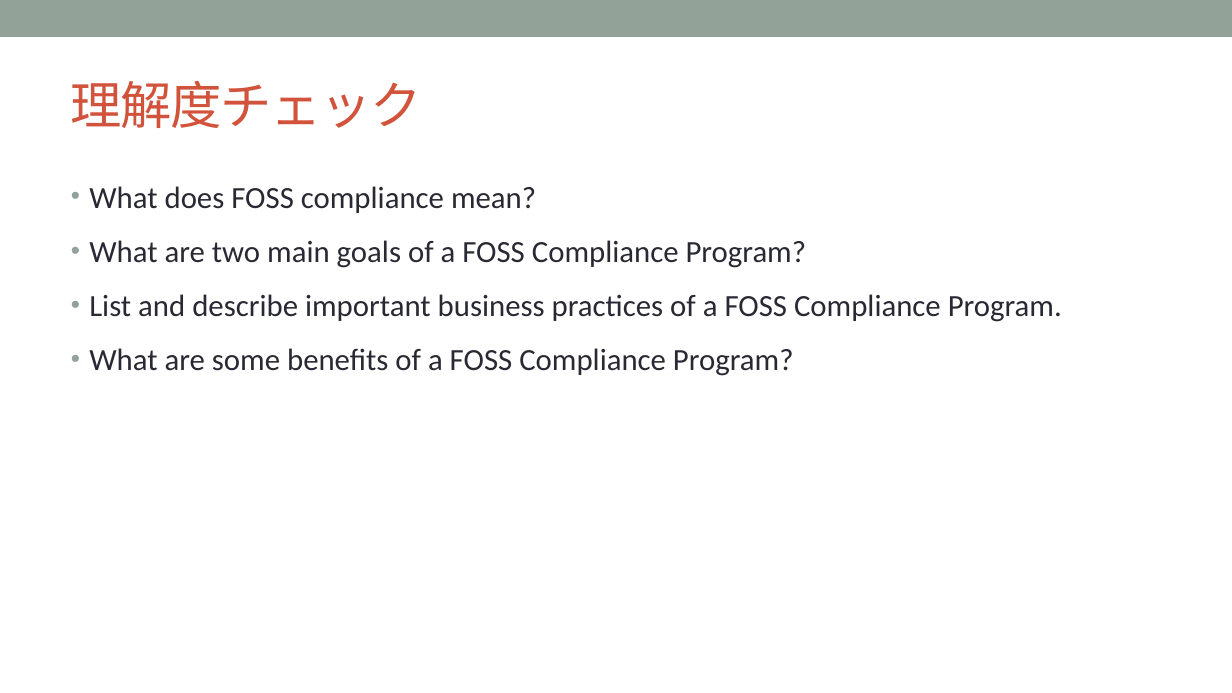
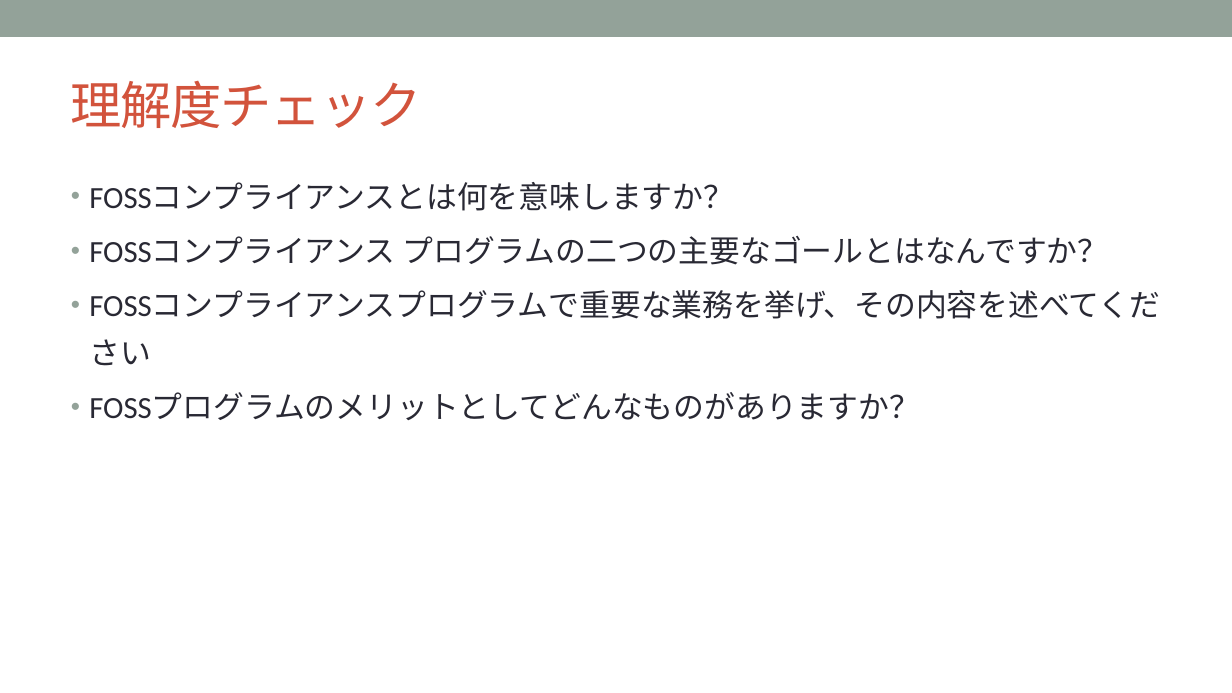
Before and after one commit to OpenChain-Project/Curriculum-Translation-JP, a slide deck: slide 31 of target/openchain-curriculum-release-2.pptx. Drawn at 1232x693 pixels with LibreOffice and Linux fonts; fonts in the diff are those of the drawing; background and template pictures are left out. Boxes give left, top, right and bottom in pixels: in the first picture for what was removed or moved away, otherwise in the second. Text is boxed around its words. In the diff, an @@ line names an element or a change of style, - is before the commit and + after.

```diff
--- a/target/openchain-curriculum-release-2.pptx
+++ b/target/openchain-curriculum-release-2.pptx
@@ text at <box>89,182,1160,420</box>: text changed @@
-• What does FOSS compliance mean?
-• What are two main goals of a FOSS Compliance Program?
-• List and describe important business practices of a FOSS Compliance Program.
-• What are some benefits of a FOSS Compliance Program?
+• FOSSコンプライアンスとは何を意味しますか？
+• FOSSコンプライアンス プログラムの二つの主要なゴールとはなんですか？
+• FOSSコンプライアンスプログラムで重要な業務を挙げ、その内容を述べてください
+• FOSSプログラムのメリットとしてどんなものがありますか？
```
Also in this commit, not shown: 3 other slides changed, 7 other files.
